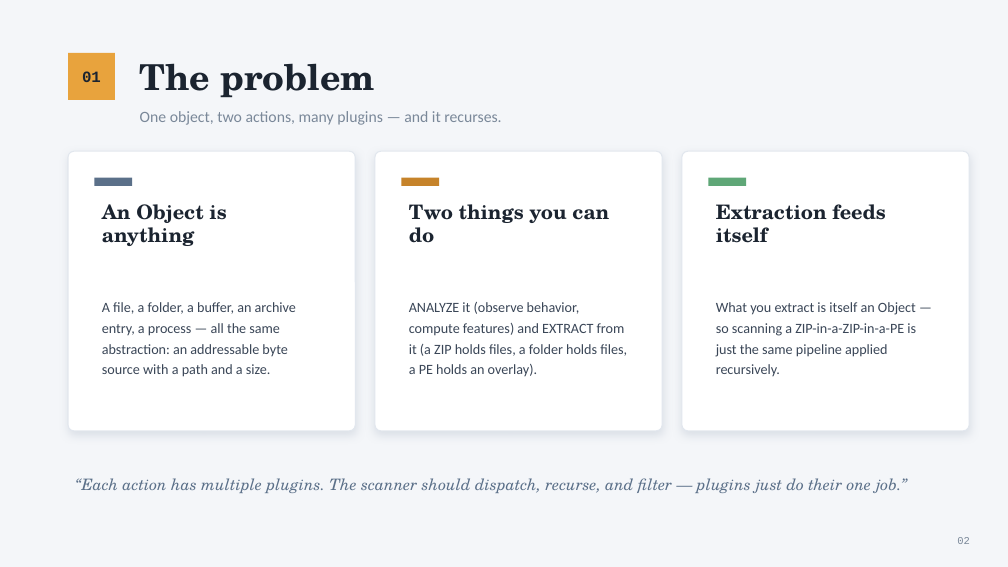
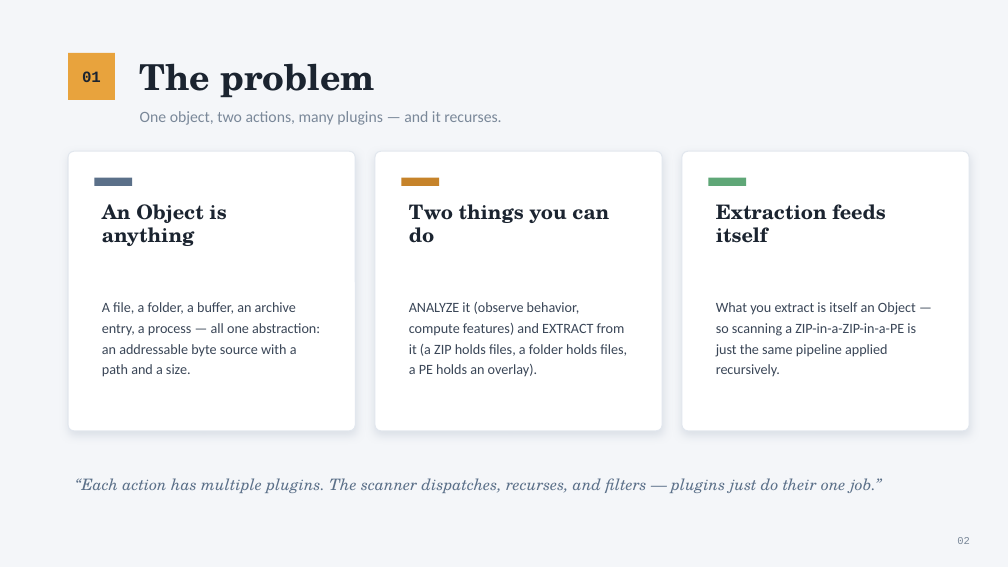
Before and after one commit to gdt050579/content_scan, a slide deck: slide 2 of content_scan_design.pptx. Drawn at 1008x567 pixels with LibreOffice and Linux fonts; fonts in the diff are those of the drawing. Boxes give left, top, right and bottom in pixels: in the first picture for what was removed or moved away, otherwise in the second. Text is boxed around its words. In the diff, an @@ line names an element or a change of style, - is before the commit and + after.

```diff
--- a/content_scan_design.pptx
+++ b/content_scan_design.pptx
@@ text at bbox=[102, 302, 320, 377]: text changed @@
-A file, a folder, a buffer, an archive entry, a process — all the same abstraction: an addressable byte source with a path and a size.
+A file, a folder, a buffer, an archive entry, a process — all one abstraction: an addressable byte source with a path and a size.
@@ text at bbox=[75, 478, 882, 493]: text changed @@
-“Each action has multiple plugins. The scanner should dispatch, recurse, and filter — plugins just do their one job.”
+“Each action has multiple plugins. The scanner dispatches, recurses, and filters — plugins just do their one job.”
```
Also in this commit, not shown: 6 other slides changed, 7 slides added, 1 slide removed, 9 other files.
